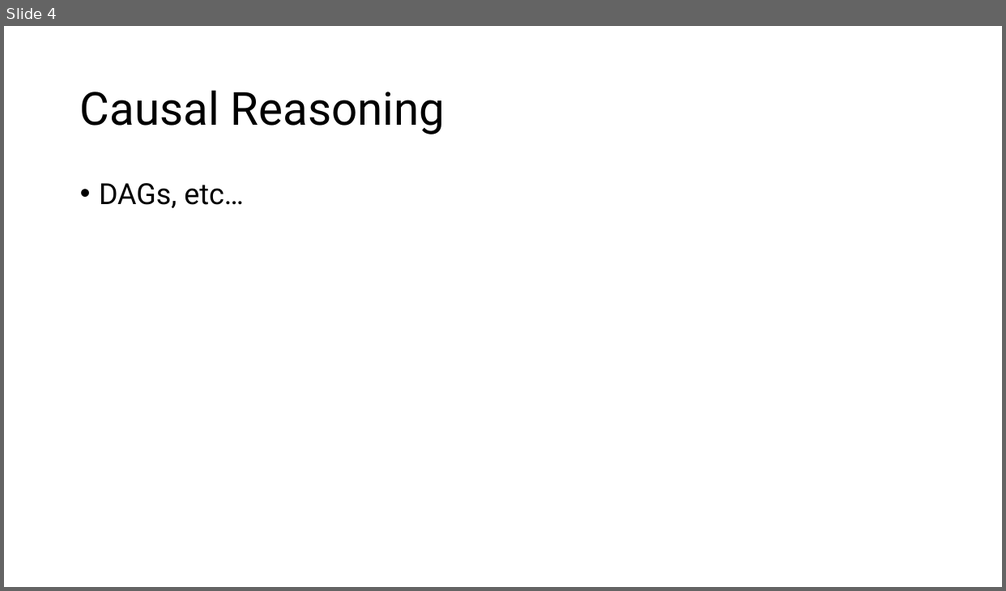
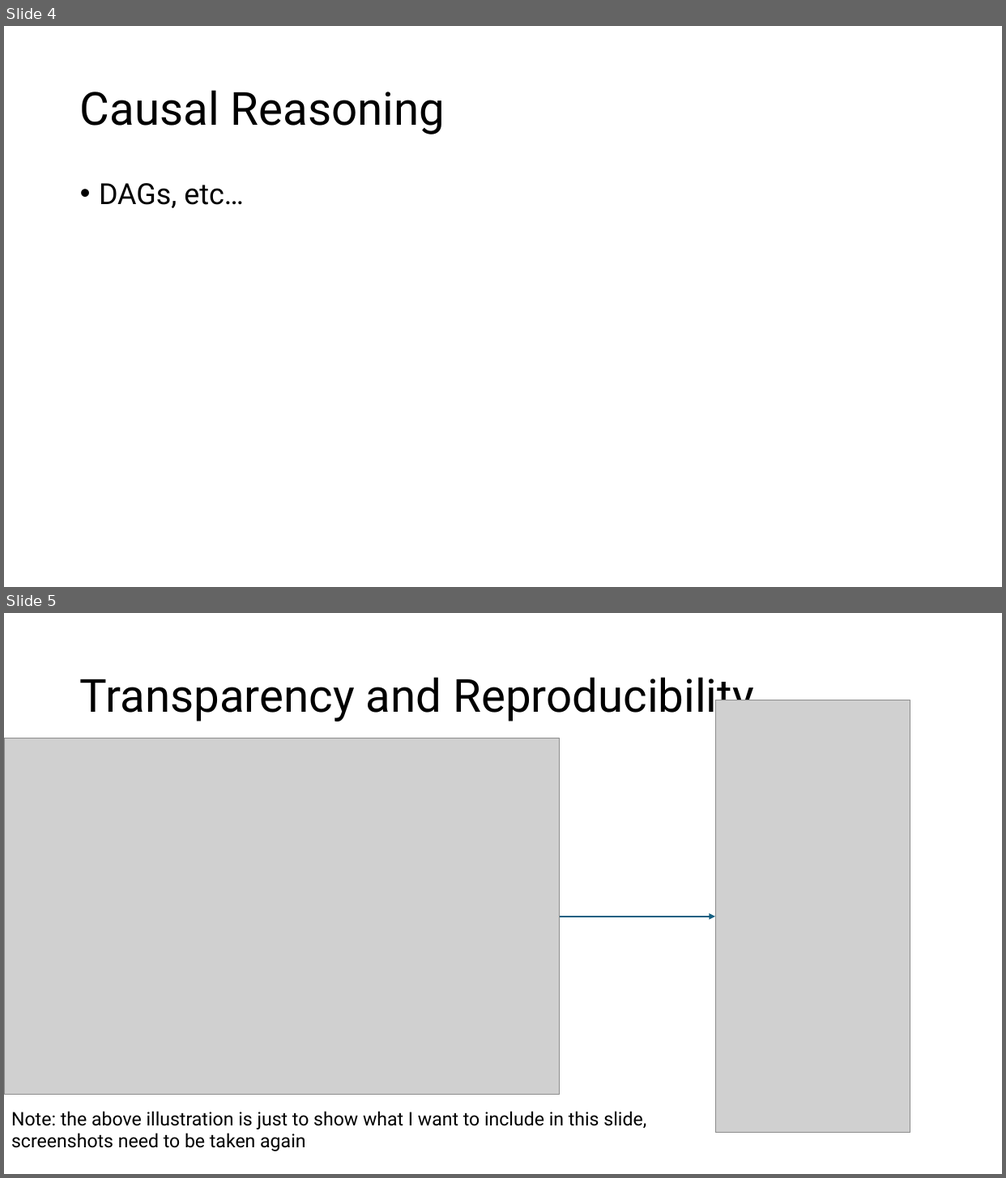
Before and after one commit to starnma1/BME_321_MiniProject, a slide deck: presentation/miniproject_presentation.pptx. Shown one above the other, each under a label of ours: slide 4 before the commit, slides 4 and 5 after it. The pictures are 1006x591 and 1006x1178 pixels, drawn with LibreOffice and Linux fonts; fonts in the diff are those of the drawing; grey boxes stand for pictures. Boxes give left, top, right and bottom in pixels: in the first picture for what was removed or moved away, otherwise in the second. Text is boxed around its words. In the diff, an @@ line names an element or a change of style, - is before the commit and + after.

```diff
--- a/presentation/miniproject_presentation.pptx
+++ b/presentation/miniproject_presentation.pptx
@@ slide 5 added at [4,613,1002,1174], background #FFFFFF @@
@@ title added at [80,677,753,722], 44 pt, text #000000 @@
+Transparency and Reproducibility
@@ picture added at [715,700,910,1133] @@
@@ picture added at [4,739,560,1095] @@
@@ arrow added from (560, 917) to (715, 917), #156082 1.5 pt @@
@@ text added at [11,1111,646,1152], 18 pt, text #000000 @@
+Note: the above illustration is just to show what I want to include in this slide, screenshots need to be taken again
```
Also in this commit, not shown: 2 slides changed, 2 other slides added, 1 slide removed, 1 other file.
